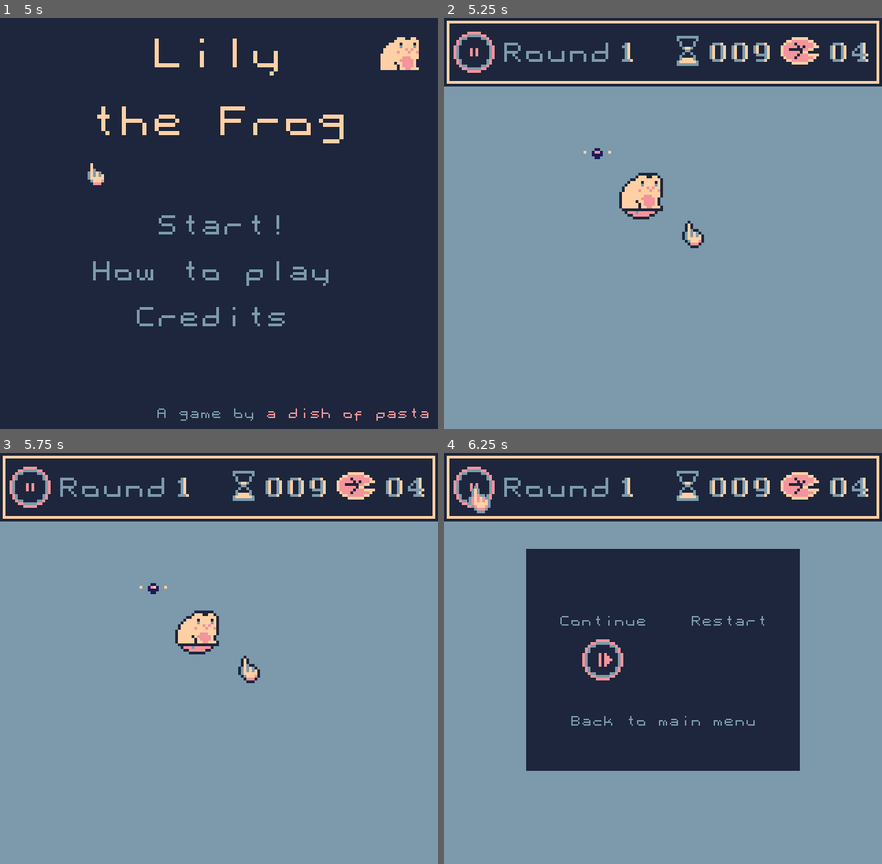
Above: before the commit, frames 1-4 (two rows, left to right).
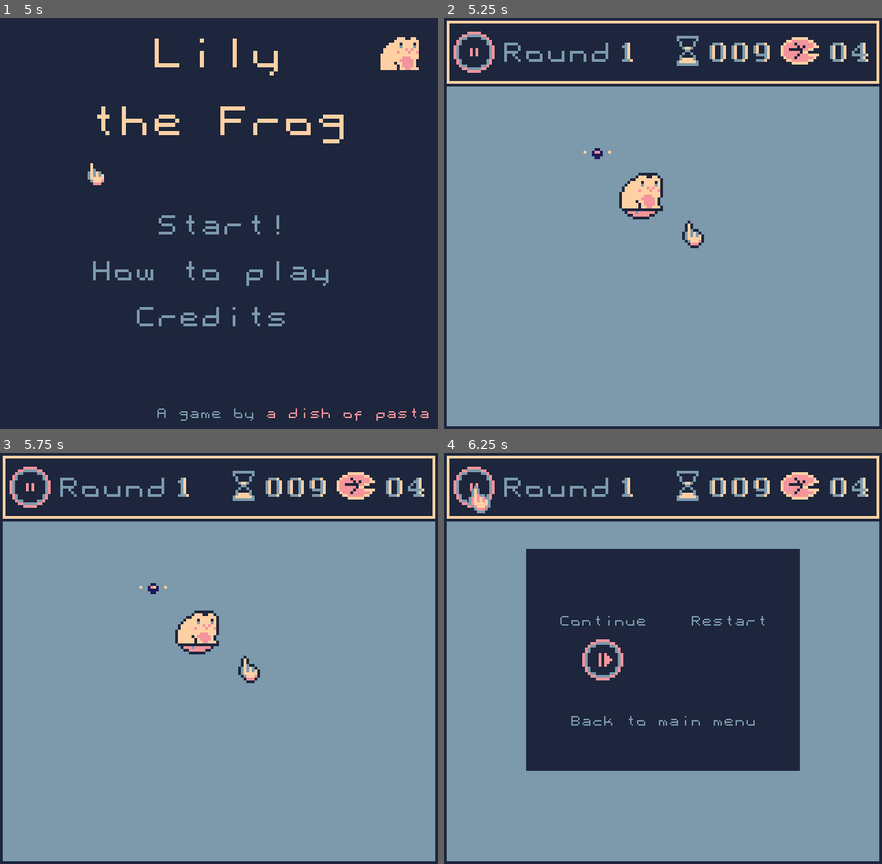
Above: after the commit, the same moments.

Repository: adishofpasta/frog-adventure
Game: Godot game, scene res://main_menu.tscn
The game is run twice, just before and just after one commit, with the same random seed, the same clock (stepped at 60 frames per second) and the same inputs. Sound files missing from this copy of the repository are replaced by a short silence.
Inputs (mouse positions are in pixels of both pictures, inside the frame that each line leads up to):
- Up to frame 1 (5 s): move the mouse to (315, 202) at 0.52 s; click (315, 202) at 0.6 s; tap Enter at 1.25, 4.25 s; move the mouse to (131, 244) at 1.27 s; click (131, 244) at 1.35 s; move the mouse to (262, 133) at 2.02 s; click (262, 133) at 2.1 s; tap Space at 2.75 s; move the mouse to (197, 305) at 2.77 s; click (197, 305) at 2.85 s; move the mouse to (402, 392) at 3.52 s; click (402, 392) at 3.6 s; move the mouse to (87, 161) at 4.27 s; click (87, 161) at 4.35 s
- Up to frame 2 (5.25 s): move the mouse to (684, 223) at 5.02 s; click (684, 223) at 5.1 s
- Up to frame 3 (5.75 s): no input
- Up to frame 4 (6.25 s): move the mouse to (474, 485) at 5.77 s; click (474, 485) at 5.85 s

Frame 1 is identical in both runs. In frame 2, 1.7% of the frame differs, in the area x 0-100%, y 16-100%; in frame 3, 1.7%; in frame 4, 1.7%.

Commit message:
web build and retouches

Diff:
--- a/game.tscn
+++ b/game.tscn
@@ -824,6 +824,14 @@
 offset_right = 658.0
 offset_bottom = 619.0
 mouse_filter = 2
+color = Color(0.113725, 0.14902, 0.235294, 1)
+
+[node name="ColorRect2" type="ColorRect" parent="Panels/Game/CanvasLayer"]
+offset_left = 4.0
+offset_top = 86.0
+offset_right = 636.0
+offset_bottom = 596.0
+mouse_filter = 2
 color = Color(0.486275, 0.603922, 0.67451, 1)
 
 [node name="Frog" parent="Panels/Game" instance=ExtResource("1_vsc66")]
--- a/project.godot
+++ b/project.godot
@@ -23,6 +23,8 @@
 
 window/size/viewport_width=640
 window/size/viewport_height=600
+window/stretch/mode="viewport"
+window/stretch/scale_mode="integer"
 
 [input]
 
Not shown, added: export_presets.cfg
